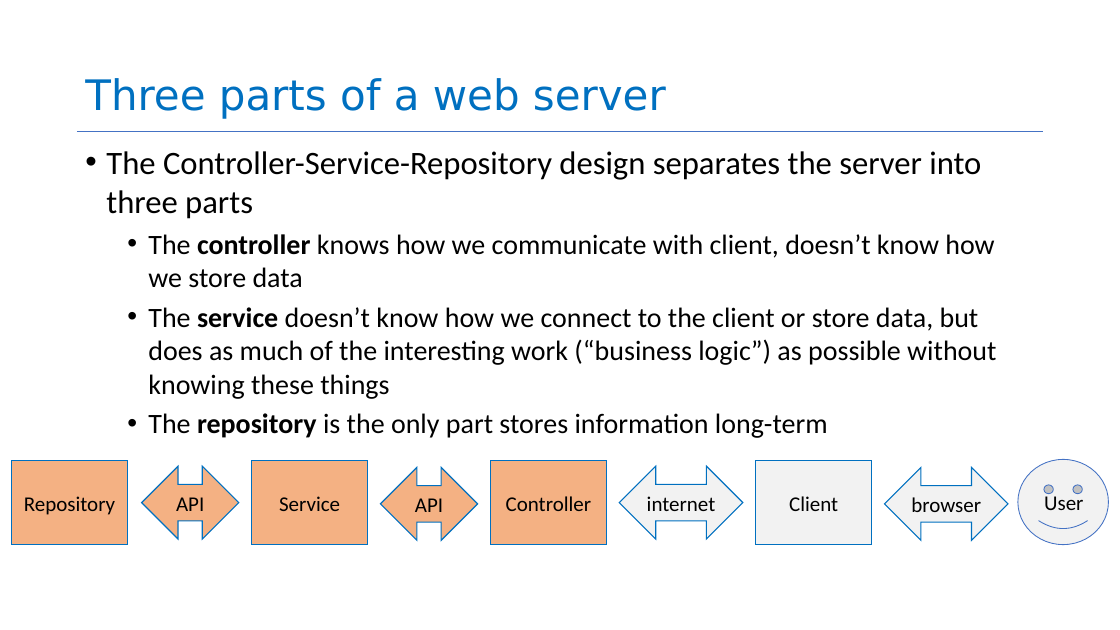
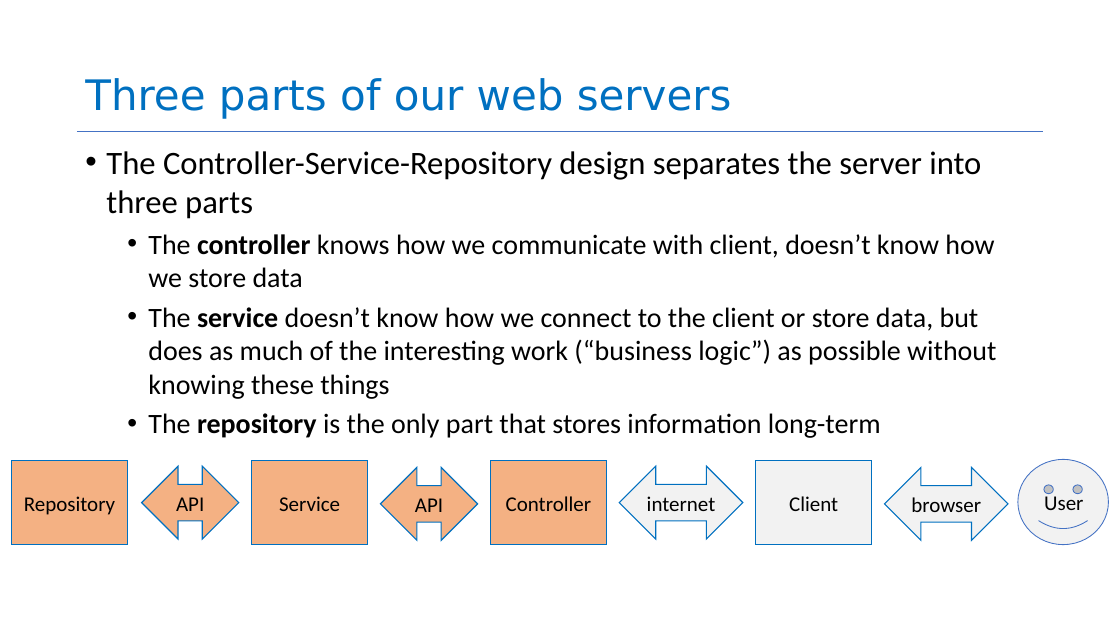
Before and after one commit to neu-se/CS4530-Fall-2026, a slide deck: slide 13 of Slides/Module 04 Web Application Architecture.pptx. Drawn at 1120x630 pixels with LibreOffice and Linux fonts; fonts in the diff are those of the drawing. Boxes give left, top, right and bottom in pixels: in the first picture for what was removed or moved away, otherwise in the second. Text is boxed around its words. In the diff, an @@ line names an element or a change of style, - is before the commit and + after.

```diff
--- a/Slides/Module 04 Web Application Architecture.pptx
+++ b/Slides/Module 04 Web Application Architecture.pptx
@@ title at (x1=85, y1=78, x2=732, y2=119): text changed @@
-Three parts of a web server
+Three parts of our web servers
@@ text at (x1=148, y1=413, x2=881, y2=438): text changed @@
-  • The repository is the only part stores information long-term
+  • The repository is the only part that stores information long-term
```
Also in this commit, not shown: 13 other slides changed, 3 slides added, 23 slides removed, 1 other file.
